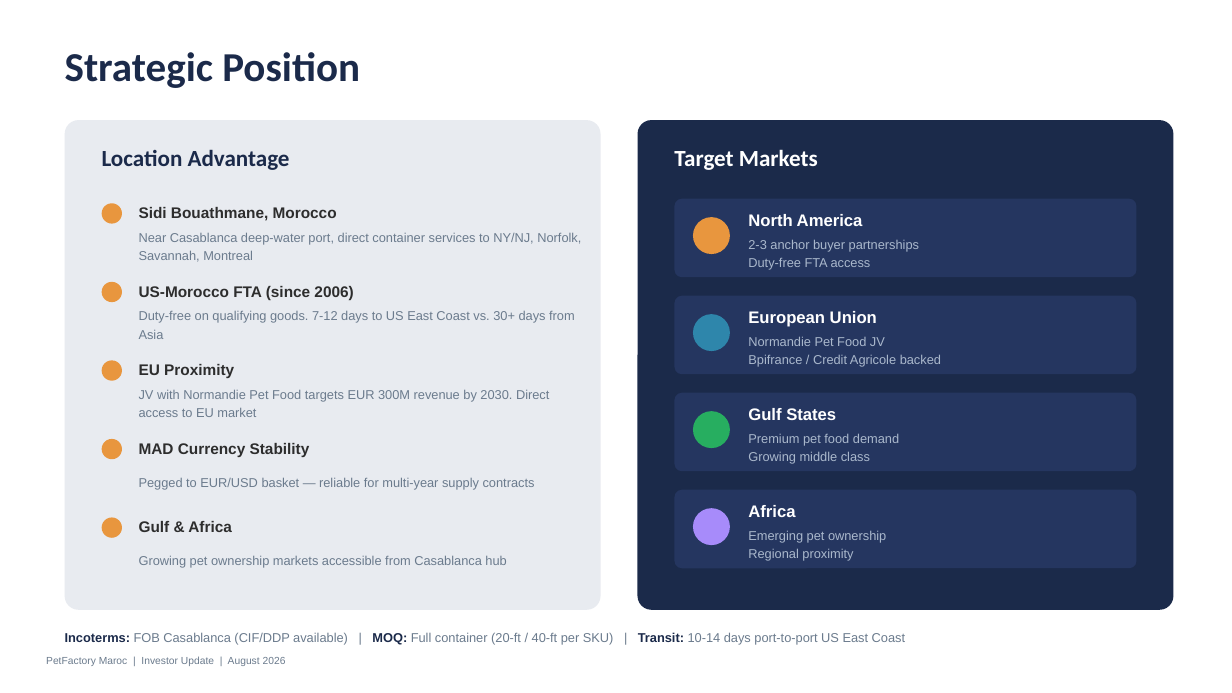
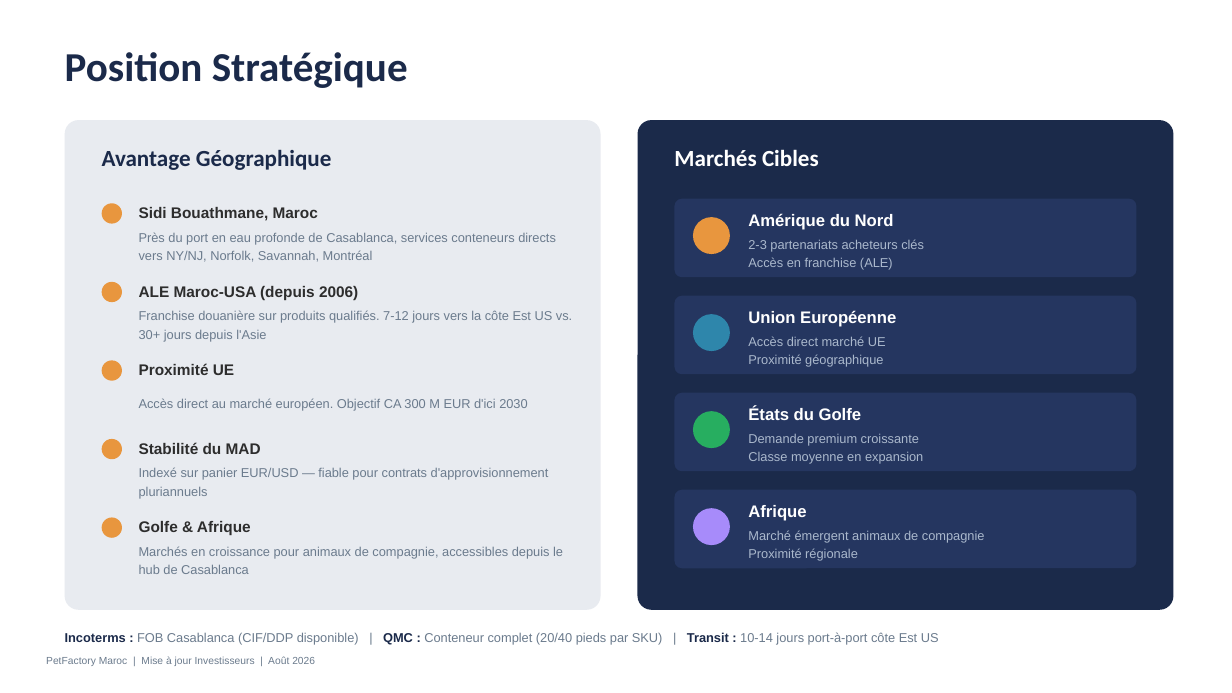
Before and after one commit to Elmouage17/petfactory-morocco, a slide deck: slide 3 of PetFactory_Infrastructure_Investor_Deck.pptx. Drawn at 1232x693 pixels with LibreOffice and Linux fonts; fonts in the diff are those of the drawing. Boxes give left, top, right and bottom in pixels: in the first picture for what was removed or moved away, otherwise in the second. Text is boxed around its words. In the diff, an @@ line names an element or a change of style, - is before the commit and + after.

```diff
--- a/PetFactory_Infrastructure_Investor_Deck.pptx
+++ b/PetFactory_Infrastructure_Investor_Deck.pptx
@@ text at (65, 52, 408, 88): text changed @@
-Strategic Position
+Position Stratégique
@@ text at (102, 149, 332, 170): text changed @@
-Location Advantage
+Avantage Géographique
@@ text at (674, 149, 819, 166): text changed @@
-Target Markets
+Marchés Cibles
@@ text at (139, 207, 318, 221): text changed @@
-Sidi Bouathmane, Morocco
+Sidi Bouathmane, Maroc
@@ text at (139, 232, 556, 262): text changed @@
-Near Casablanca deep-water port, direct container services to NY/NJ, Norfolk, Savannah, Montreal
+Près du port en eau profonde de Casablanca, services conteneurs directs vers NY/NJ, Norfolk, Savannah, Montréal
@@ text at (748, 213, 894, 230): text changed @@
-North America
+Amérique du Nord
@@ text at (748, 239, 924, 270): text changed @@
-2-3 anchor buyer partnerships
-Duty-free FTA access
+2-3 partenariats acheteurs clés
+Accès en franchise (ALE)
@@ text at (139, 286, 358, 300): text changed @@
-US-Morocco FTA (since 2006)
+ALE Maroc-USA (depuis 2006)
@@ text at (139, 310, 572, 342): text changed @@
-Duty-free on qualifying goods. 7-12 days to US East Coast vs. 30+ days from Asia
+Franchise douanière sur produits qualifiés. 7-12 jours vers la côte Est US vs. 30+ jours depuis l'Asie
@@ text at (748, 310, 896, 327): text changed @@
-European Union
+Union Européenne
@@ text at (748, 336, 886, 367): text changed @@
-Normandie Pet Food JV
-Bpifrance / Credit Agricole backed
+Accès direct marché UE
+Proximité géographique
@@ text at (139, 363, 234, 375): text changed @@
-EU Proximity
+Proximité UE
@@ text at (139, 398, 528, 411): text changed @@
-JV with Normandie Pet Food targets EUR 300M revenue by 2030. Direct access to EU market
+Accès direct au marché européen. Objectif CA 300 M EUR d'ici 2030
@@ text at (748, 406, 862, 420): text changed @@
-Gulf States
+États du Golfe
@@ text at (139, 442, 261, 454): text changed @@
-MAD Currency Stability
+Stabilité du MAD
@@ text at (748, 434, 923, 464): text changed @@
-Premium pet food demand
-Growing middle class
+Demande premium croissante
+Classe moyenne en expansion
@@ text at (139, 467, 549, 499): text changed @@
-Pegged to EUR/USD basket — reliable for multi-year supply contracts
+Indexé sur panier EUR/USD — fiable pour contrats d'approvisionnement pluriannuels
@@ text at (748, 505, 806, 521): text changed @@
-Africa
+Afrique
@@ text at (139, 521, 251, 535): text changed @@
-Gulf & Africa
+Golfe & Afrique
@@ text at (748, 530, 985, 561): text changed @@
-Emerging pet ownership
-Regional proximity
+Marché émergent animaux de compagnie
+Proximité régionale
@@ text at (139, 546, 563, 574): text changed @@
-Growing pet ownership markets accessible from Casablanca hub
+Marchés en croissance pour animaux de compagnie, accessibles depuis le hub de Casablanca
@@ text at (46, 656, 315, 666): text changed @@
-PetFactory Maroc | Investor Update | August 2026
+PetFactory Maroc | Mise à jour Investisseurs | Août 2026
@@ text at (65, 632, 939, 645): text changed @@
-Incoterms: FOB Casablanca (CIF/DDP available) | MOQ: Full container (20-ft / 40-ft per SKU) | Transit: 10-14 days port-to-port US East Coast
+Incoterms : FOB Casablanca (CIF/DDP disponible) | QMC : Conteneur complet (20/40 pieds par SKU) | Transit : 10-14 jours port-à-port côte Est US
```
Also in this commit, not shown: 8 other slides changed, 3 slides added, 3 slides removed, 1 other file.
